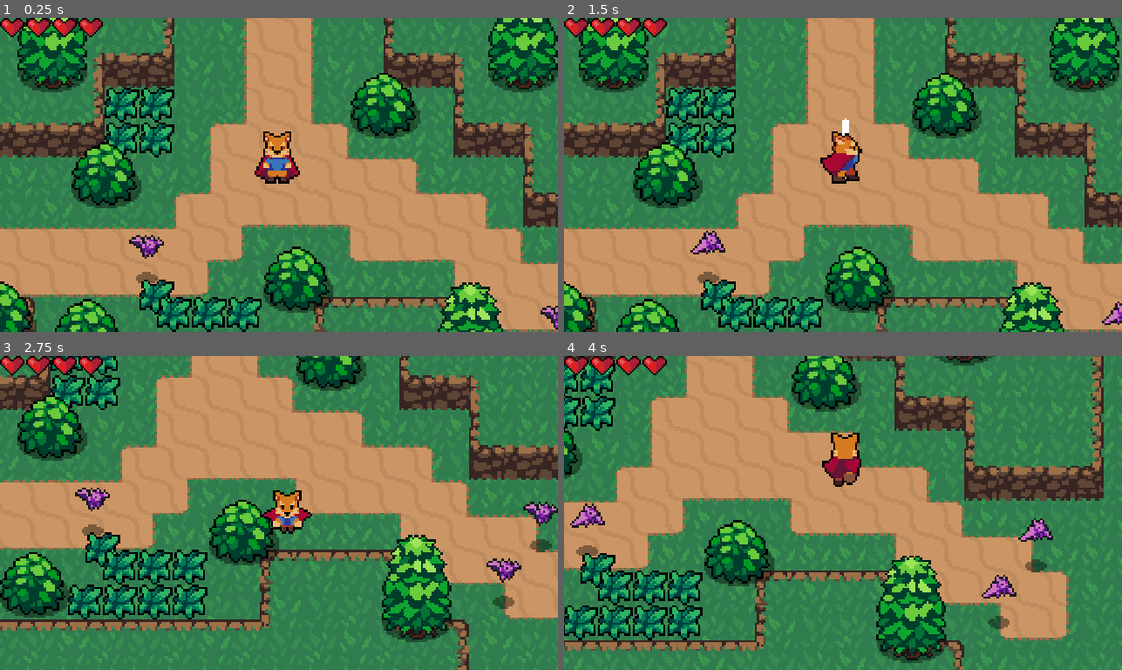
Above: before the commit, frames 1-4 (two rows, left to right).
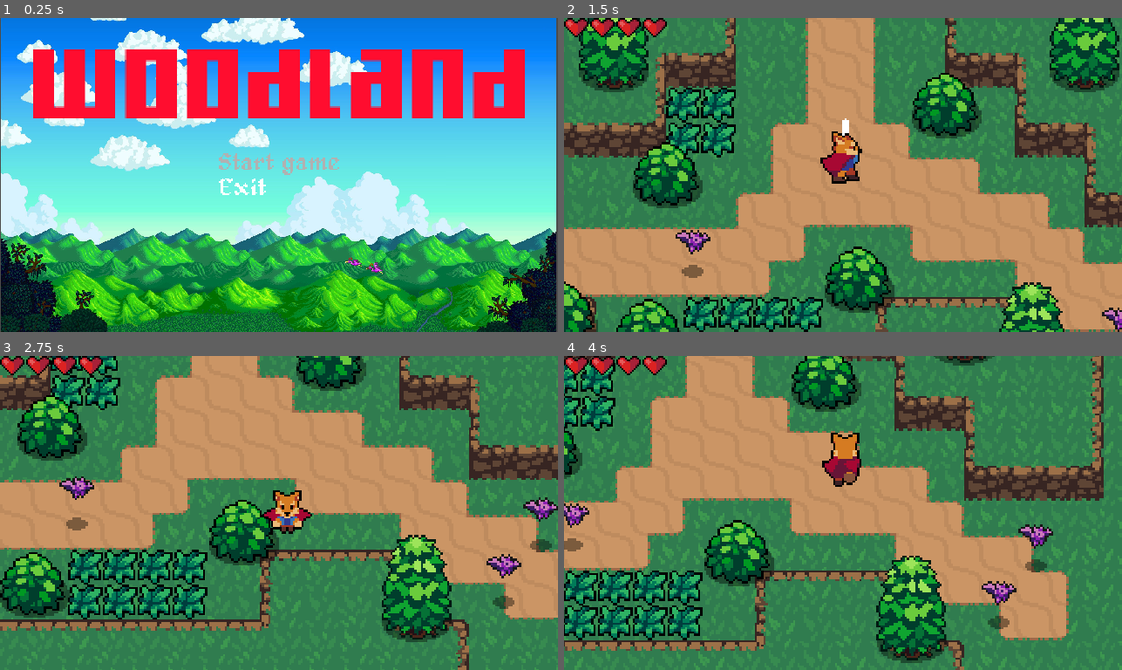
Above: after the commit, the same moments.

Repository: SlimeLord0905/godot_action_rpg
Game: Godot game, scene res://World/Title_screen.tscn
The game is run twice, just before and just after one commit, with the same random seed, the same clock (stepped at 60 frames per second) and the same inputs. Before the commit the project starts from res://world.tscn.
Inputs (mouse positions are in pixels of both pictures, inside the frame that each line leads up to):
- Up to frame 1 (0.25 s): no input
- Up to frame 2 (1.5 s): click (843, 162) at 0.52 s; hold Right (ui_right) from 1.28 s (still down); tap Space (attack) at 1.35 s
- Up to frame 3 (2.75 s): release Right (ui_right) at 2.03 s; hold Down (ui_down) from 2.03 s (still down); tap X (roll) at 2.1 s
- Up to frame 4 (4 s): release Down (ui_down) at 2.78 s; hold Right (ui_right) 2.78-3.53 s; tap Space (attack) at 2.85 s; hold Up (ui_up) from 3.53 s (still down); tap X (roll) at 3.6 s

The runs differ from the first frame. In frame 1, 98% of the frame differs, in the area x 0-100%, y 0-100%; in frame 2, 1.7%; in frame 3, 2.1%; in frame 4, 2.1%.

Commit message:
Added menu and game over

Diff:
--- /dev/null
+++ b/Game_over_screen.gd
@@ -0,0 +1,11 @@
+extends Node
+
+func _ready():
+	$Sprite/MarginContainer/VBoxContainer/TextureButton.grab_focus()
+
+func _physics_process(delta):
+	if $Sprite/MarginContainer/VBoxContainer/TextureButton.is_hovered() == true:
+		$Sprite/MarginContainer/VBoxContainer/TextureButton.grab_focus()
+
+func _on_TextureButton_pressed():
+	get_tree().change_scene("res://World/Title_screen.tscn")
--- a/Player/player.gd
+++ b/Player/player.gd
@@ -23,9 +23,10 @@
 onready var hurtbox = $hurtbox
 
 func _ready():
-	stats.connect("no_health",self,"queue_free")
+	stats.connect("no_health",self,"mourir")
 	animation_tree.active = true
 	swordhitbox.knockback_vector = roll_vector
+
 
 func _physics_process(delta):
 
@@ -88,3 +89,7 @@
 	stats.health -= 1
 	hurtbox.start_invincibility(0.5)
 	hurtbox.create_hit_effect()
+func mourir():
+	get_tree().reload_current_scene()
+	stats.health = 4;
+	get_tree().change_scene("res://World/Game_over_screen.tscn")
--- a/UI/healthui.gd
+++ b/UI/healthui.gd
@@ -11,6 +11,10 @@
 	hearts = clamp(value,0,max_heart)
 	if heartui_full != null:
 		heartui_full.rect_size.x = hearts * 15
+	if hearts == 0:
+		hearts = 4
+
+
 
 func set_max_hearts(value):
 	max_heart = max(value, 1)
--- /dev/null
+++ b/World/Game_over_screen.tscn
@@ -0,0 +1,48 @@
+[gd_scene load_steps=5 format=2]
+
+[ext_resource path="res://Game_over_screen.gd" type="Script" id=1]
+[ext_resource path="res://World/game_over.png" type="Texture" id=2]
+[ext_resource path="res://World/game_over_background.jpg" type="Texture" id=3]
+[ext_resource path="res://World/game_over_text.png" type="Texture" id=4]
+
+[node name="Game_over_screen" type="Node"]
+script = ExtResource( 1 )
+
+[node name="Sprite" type="Sprite" parent="."]
+scale = Vector2( 0.334604, 0.334999 )
+texture = ExtResource( 3 )
+centered = false
+
+[node name="MarginContainer" type="MarginContainer" parent="Sprite"]
+anchor_right = 1.0
+anchor_bottom = 1.0
+margin_left = 4.10816
+margin_top = 0.00505447
+margin_right = 4.10815
+margin_bottom = 0.00506592
+__meta__ = {
+"_edit_use_anchors_": false
+}
+
+[node name="VBoxContainer" type="VBoxContainer" parent="Sprite/MarginContainer"]
+margin_left = 287.0
+margin_top = 249.0
+margin_right = 672.0
+margin_bottom = 291.0
+size_flags_horizontal = 4
+size_flags_vertical = 4
+
+[node name="TextureButton" type="TextureButton" parent="Sprite/MarginContainer/VBoxContainer"]
+margin_right = 385.0
+margin_bottom = 42.0
+size_flags_horizontal = 4
+size_flags_vertical = 4
+texture_normal = ExtResource( 2 )
+stretch_mode = 5
+
+[node name="Sprite2" type="Sprite" parent="."]
+position = Vector2( 74.4412, 128.319 )
+scale = Vector2( 0.0459747, 0.0467953 )
+texture = ExtResource( 4 )
+centered = false
+[connection signal="pressed" from="Sprite/MarginContainer/VBoxContainer/TextureButton" to="." method="_on_TextureButton_pressed"]
--- /dev/null
+++ b/World/Title_screen.gd
@@ -0,0 +1,18 @@
+extends Node
+
+func _ready():
+	$Sprite/MarginContainer/VBoxContainer/TextureButton.grab_focus()
+
+func _physics_process(delta):
+	if $Sprite/MarginContainer/VBoxContainer/TextureButton.is_hovered() == true:
+		$Sprite/MarginContainer/VBoxContainer/TextureButton.grab_focus()
+	if $Sprite/MarginContainer/VBoxContainer/TextureButton2.is_hovered() == true:
+		$Sprite/MarginContainer/VBoxContainer/TextureButton2.grab_focus()
+
+
+func _on_TextureButton_pressed():
+	get_tree().change_scene("res://world.tscn")
+
+
+func _on_TextureButton2_pressed():
+	get_tree().quit()
--- /dev/null
+++ b/World/Title_screen.tscn
@@ -0,0 +1,67 @@
+[gd_scene load_steps=8 format=2]
+
+[ext_resource path="res://World/forest_background.jpg" type="Texture" id=1]
+[ext_resource path="res://World/Title_screen.gd" type="Script" id=2]
+[ext_resource path="res://World/start_game.png" type="Texture" id=3]
+[ext_resource path="res://World/Title.png" type="Texture" id=4]
+[ext_resource path="res://World/exit_button.png" type="Texture" id=5]
+[ext_resource path="res://World/start_game_selected.png" type="Texture" id=6]
+[ext_resource path="res://World/exit_button_selected.png" type="Texture" id=7]
+
+[node name="Title_screen" type="Node"]
+script = ExtResource( 2 )
+
+[node name="Sprite" type="Sprite" parent="."]
+position = Vector2( 0.456051, -0.934998 )
+scale = Vector2( 0.124471, 0.125911 )
+texture = ExtResource( 1 )
+centered = false
+
+[node name="MarginContainer" type="MarginContainer" parent="Sprite"]
+anchor_right = 1.0
+anchor_bottom = 1.0
+margin_left = 3.0
+margin_top = -1.15184
+margin_bottom = -1.15186
+custom_constants/margin_right = 0
+custom_constants/margin_top = 20
+custom_constants/margin_left = 0
+custom_constants/margin_bottom = 20
+__meta__ = {
+"_edit_use_anchors_": false
+}
+
+[node name="Sprite" type="Sprite" parent="Sprite/MarginContainer"]
+position = Vector2( 147.677, 150.084 )
+scale = Vector2( 4.48954, 5.01052 )
+texture = ExtResource( 4 )
+centered = false
+
+[node name="VBoxContainer" type="VBoxContainer" parent="Sprite/MarginContainer"]
+margin_left = 1002.0
+margin_top = 624.0
+margin_right = 1555.0
+margin_bottom = 815.0
+size_flags_horizontal = 4
+size_flags_vertical = 4
+custom_constants/separation = 16
+
+[node name="TextureButton" type="TextureButton" parent="Sprite/MarginContainer/VBoxContainer"]
+margin_right = 553.0
+margin_bottom = 98.0
+texture_normal = ExtResource( 3 )
+texture_pressed = ExtResource( 6 )
+texture_hover = ExtResource( 6 )
+texture_focused = ExtResource( 6 )
+
+[node name="TextureButton2" type="TextureButton" parent="Sprite/MarginContainer/VBoxContainer"]
+margin_top = 114.0
+margin_right = 553.0
+margin_bottom = 191.0
+texture_normal = ExtResource( 5 )
+texture_pressed = ExtResource( 7 )
+texture_hover = ExtResource( 7 )
+texture_focused = ExtResource( 7 )
+stretch_mode = 3
+[connection signal="pressed" from="Sprite/MarginContainer/VBoxContainer/TextureButton" to="." method="_on_TextureButton_pressed"]
+[connection signal="pressed" from="Sprite/MarginContainer/VBoxContainer/TextureButton2" to="." method="_on_TextureButton2_pressed"]
--- a/project.godot
+++ b/project.godot
@@ -16,7 +16,7 @@
 [application]
 
 config/name="actionrpg"
-run/main_scene="res://world.tscn"
+run/main_scene="res://World/Title_screen.tscn"
 
 [autoload]
 
--- /dev/null
+++ b/world.gd
@@ -0,0 +1,16 @@
+extends Node2D
+
+
+# Declare member variables here. Examples:
+# var a = 2
+# var b = "text"
+
+
+# Called when the node enters the scene tree for the first time.
+func _ready():
+	pass
+
+
+# Called every frame. 'delta' is the elapsed time since the previous frame.
+#func _process(delta):
+#	pass
--- a/world.tscn
+++ b/world.tscn
@@ -515,7 +515,7 @@
 tile_set = SubResource( 1 )
 cell_size = Vector2( 16, 16 )
 format = 1
-tile_data = PoolIntArray( -917509, 0, 4, -917508, 0, 196609, …(2120 unchanged characters)… , 0, 9, 262138, 0, 1, 262139, 0, 2, 196617, 0, 0, 196618, 0, 131078, 196619, 0, 131077, 196620, 0, 2, 327673, 0, 131072, 327674, 0, 131073, 327675, 0, 9, 327676, 0, 1, 327677, 0, 2, 262153, 0, 65536, 262154, 0, 65537, 262155, 0, 65537, 262156, 0, 131077, 262157, 0, 1, 262158, 0, 2, 393211, 0, 131072, 393212, 0, 131073, 393213, 0, 9, 393214, 0, 1, 393215, 0, 1, 327680, 0, 1, 327681, 0, 1, 327682, 0, 2, 327688, 0, 0, 327689, 0, 65545, 327690 …(715 unchanged characters)…
+tile_data = PoolIntArray( -917509, 0, 4, -917508, 0, 196609, …(2120 unchanged characters)… , 0, 9, 262138, 0, 1, 262139, 0, 2, 196609, 0, 0, 196610, 0, 2, 196617, 0, 0, 196618, 0, 131078, 196619, 0, 131077, 196620, 0, 2, 327673, 0, 131072, 327674, 0, 131073, 327675, 0, 9, 327676, 0, 1, 327677, 0, 2, 262145, 0, 65536, 262146, 0, 65538, 262153, 0, 65536, 262154, 0, 65537, 262155, 0, 65537, 262156, 0, 131077, 262157, 0, 1, 262158, 0, 2, 393211, 0, 131072, 393212, 0, 131073, 393213, 0, 9, 393214, 0, 1, 393215, 0, 1, 327680, 0, 1, 327681, 0, 131078, 327682, 0, 65538, 327688, 0, 0, 327689, 0, 65545, 327690 …(715 unchanged characters)…
 
 [node name="dirtwall" type="TileMap" parent="."]
 tile_set = SubResource( 51 )
@@ -613,7 +613,7 @@
 position = Vector2( 128, 64 )
 
 [node name="grass15" parent="YSort/grass" instance=ExtResource( 7 )]
-position = Vector2( 128, 136 )
+position = Vector2( 120.143, 144.138 )
 
 [node name="grass4" parent="YSort/grass" instance=ExtResource( 7 )]
 position = Vector2( 136, 144 )
@@ -658,7 +658,7 @@
 position = Vector2( -71.2396, 34.0024 )
 
 [node name="bat" parent="YSort" instance=ExtResource( 8 )]
-position = Vector2( 115.243, 119.405 )
+position = Vector2( 108.228, 116.318 )
 
 [node name="bat2" parent="YSort" instance=ExtResource( 8 )]
 position = Vector2( 304, 152 )
Binary file added: World/Title.png
Not shown, added: World/Title.png.import
Binary file added: World/exit_button.png
Not shown, added: World/exit_button.png.import
Binary file added: World/exit_button_selected.png
Not shown, added: World/exit_button_selected.png.import
Binary file added: World/forest_background.jpg
Not shown, added: World/forest_background.jpg.import
Binary file added: World/game_over.png
Not shown, added: World/game_over.png.import
Binary file added: World/game_over_background.jpg
Not shown, added: World/game_over_background.jpg.import
(and 7 more such lines)
